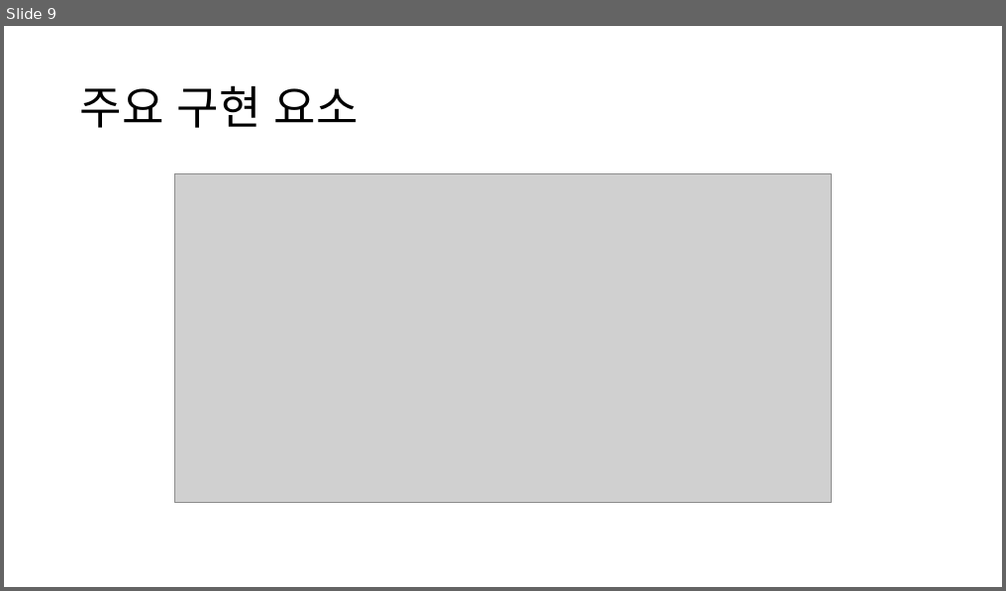
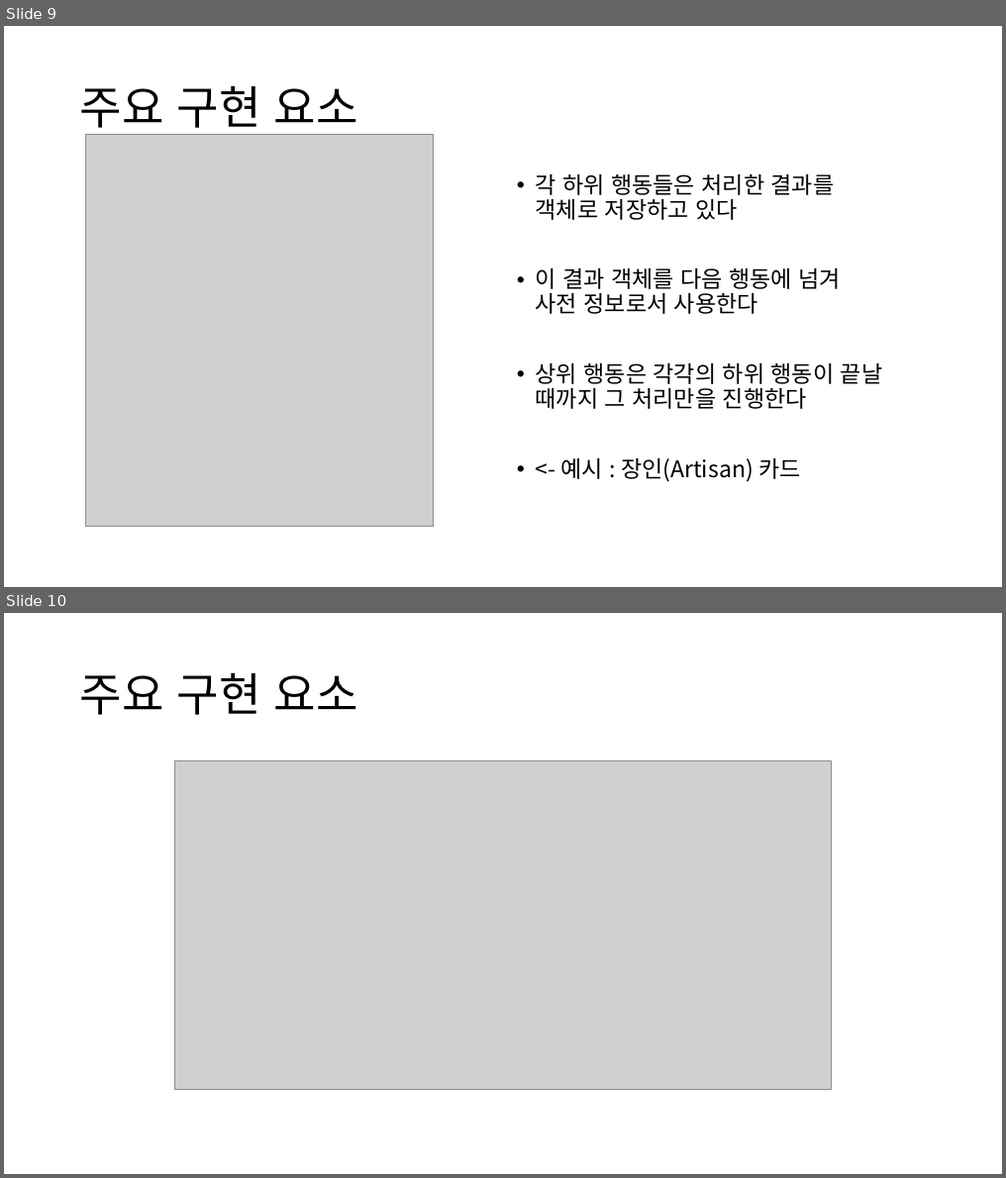
Before and after one commit to bkhj17/Dominion, a slide deck: WINAPI/Textures/Dominion/배한진 WINAPI 기획서 - 도미니온.pptx. Shown one above the other, each under a label of ours: slide 9 before the commit, slides 9 and 10 after it. The pictures are 1006x591 and 1006x1178 pixels, drawn with LibreOffice and Linux fonts; fonts in the diff are those of the drawing; grey boxes stand for pictures. Boxes give left, top, right and bottom in pixels: in the first picture for what was removed or moved away, otherwise in the second. Text is boxed around its words. In the diff, an @@ line names an element or a change of style, - is before the commit and + after.

Commit message:
도미니온 종료(230109. 왕국 10종 구현)

```diff
--- a/WINAPI/Textures/Dominion/배한진 WINAPI 기획서 - 도미니온.pptx
+++ b/WINAPI/Textures/Dominion/배한진 WINAPI 기획서 - 도미니온.pptx
@@ slide 9 added at bbox=[4, 26, 1002, 587], background #FFFFFF @@
@@ title added at bbox=[80, 85, 358, 136], 44 pt, text #000000 @@
+주요 구현 요소
@@ picture added at bbox=[86, 134, 434, 526] @@
@@ text added at bbox=[536, 174, 882, 482], 22 pt, text #000000 @@
+• 각 하위 행동들은 처리한 결과를
+  객체로 저장하고 있다
+• 이 결과 객체를 다음 행동에 넘겨
+  사전 정보로서 사용한다
+• 상위 행동은 각각의 하위 행동이 끝날 때까지 그 처리만을 진행한다
+• <- 예시 : 장인(Artisan) 카드
@@ what was slide 9 is now slide 10 @@
```
Also in this commit, not shown: 5 slides changed, 15 other files.
